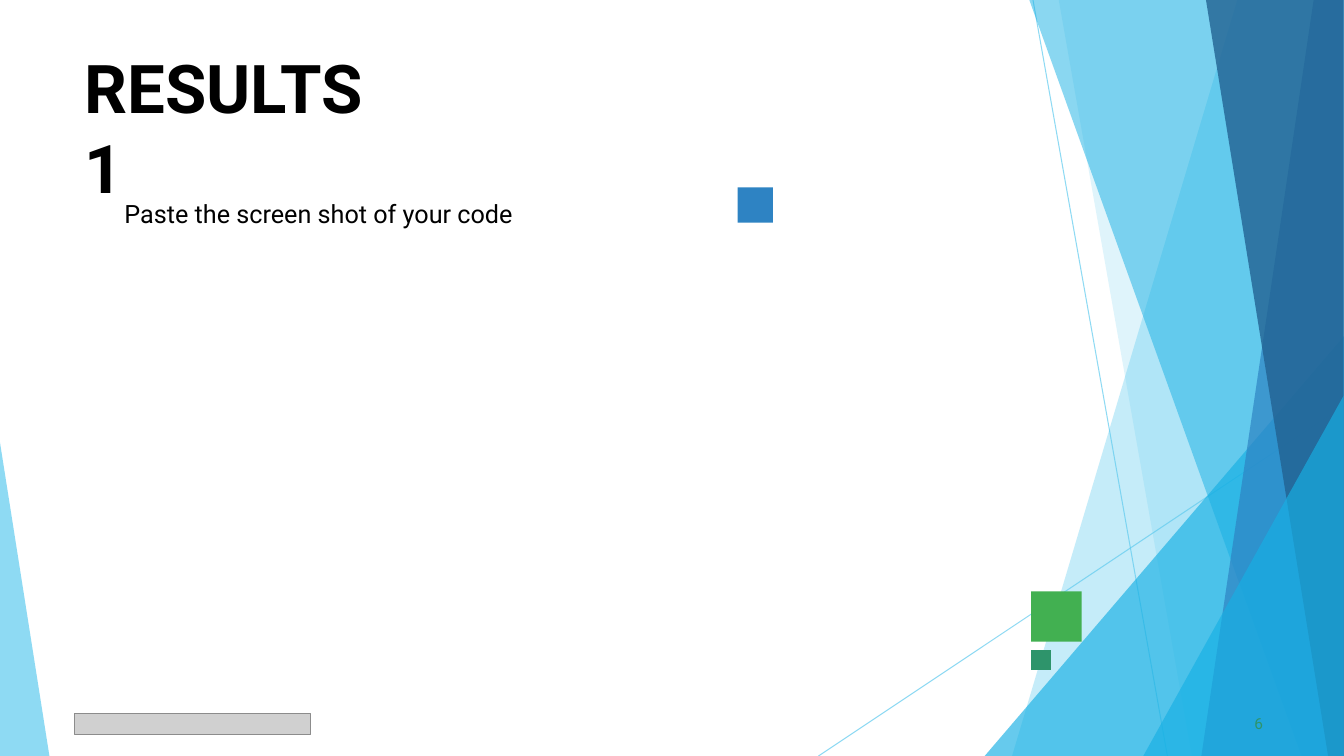
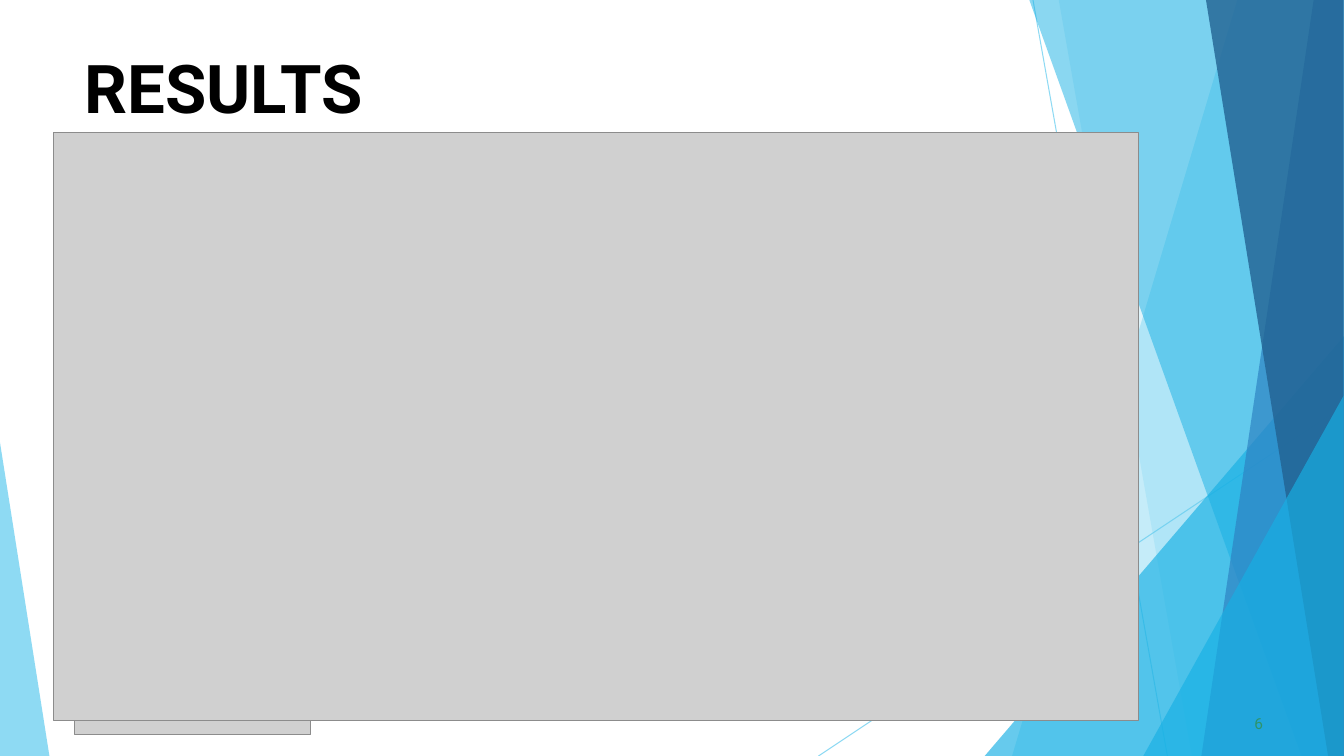
Before and after one commit to sabhansali/VOIS_AICTE_Oct2025_MajorProject_SakshiBhansali, a slide deck: slide 6 of Sakshi_Bhansali_Netflix Data Analysis Project PPT 3.pptx. Drawn at 1344x756 pixels with LibreOffice and Linux fonts; fonts in the diff are those of the drawing; grey boxes stand for pictures. Boxes give left, top, right and bottom in pixels: in the first picture for what was removed or moved away, otherwise in the second. Text is boxed around its words. In the diff, an @@ line names an element or a change of style, - is before the commit and + after.

```diff
--- a/Sakshi_Bhansali_Netflix Data Analysis Project PPT 3.pptx
+++ b/Sakshi_Bhansali_Netflix Data Analysis Project PPT 3.pptx
@@ picture added at (53,132,1139,720) @@
@@ text removed at (124,204,512,229) @@
-Paste the screen shot of your code
@@ rectangle removed at (738,188,773,223) @@
@@ rectangle removed at (1031,592,1082,642) @@
@@ rectangle removed at (1031,650,1052,670) @@
@@ text at (83,720,165,721): text changed @@
-10/15/2025
+10/17/2025
```
Also in this commit, not shown: 11 other slides changed.
